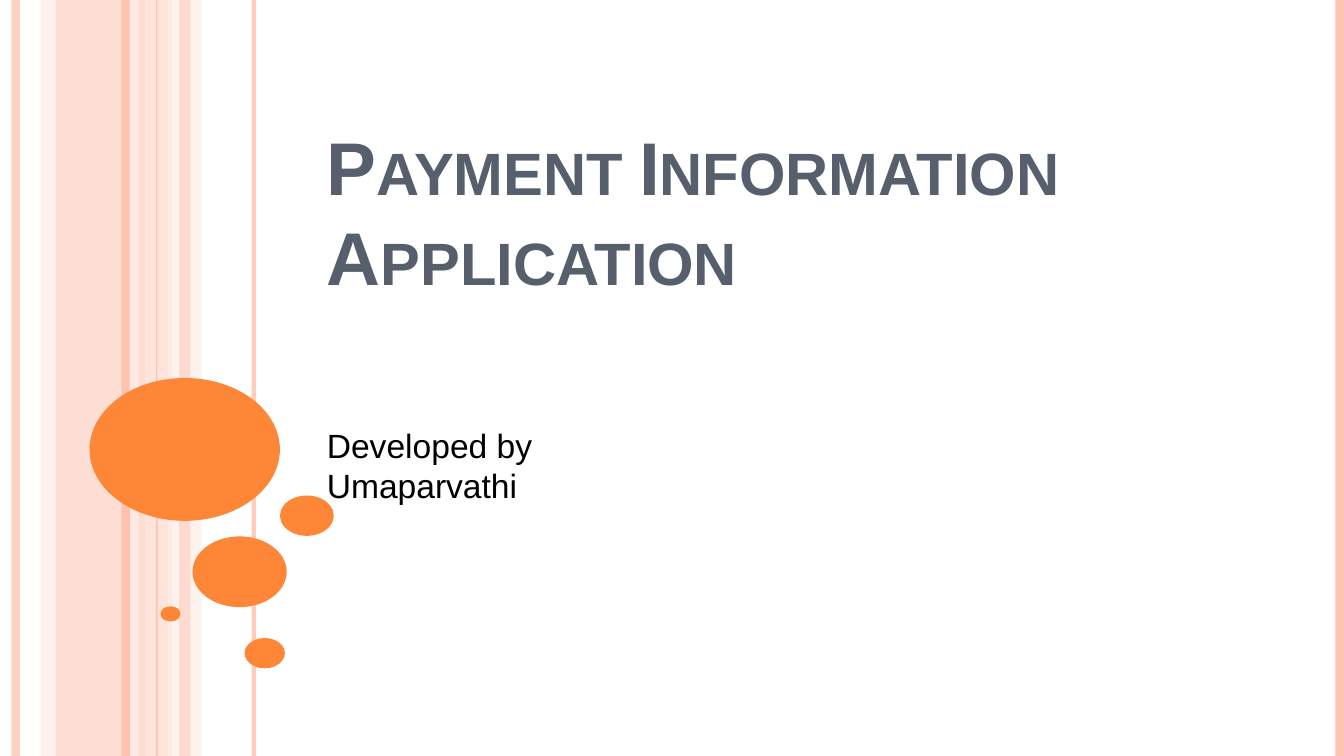
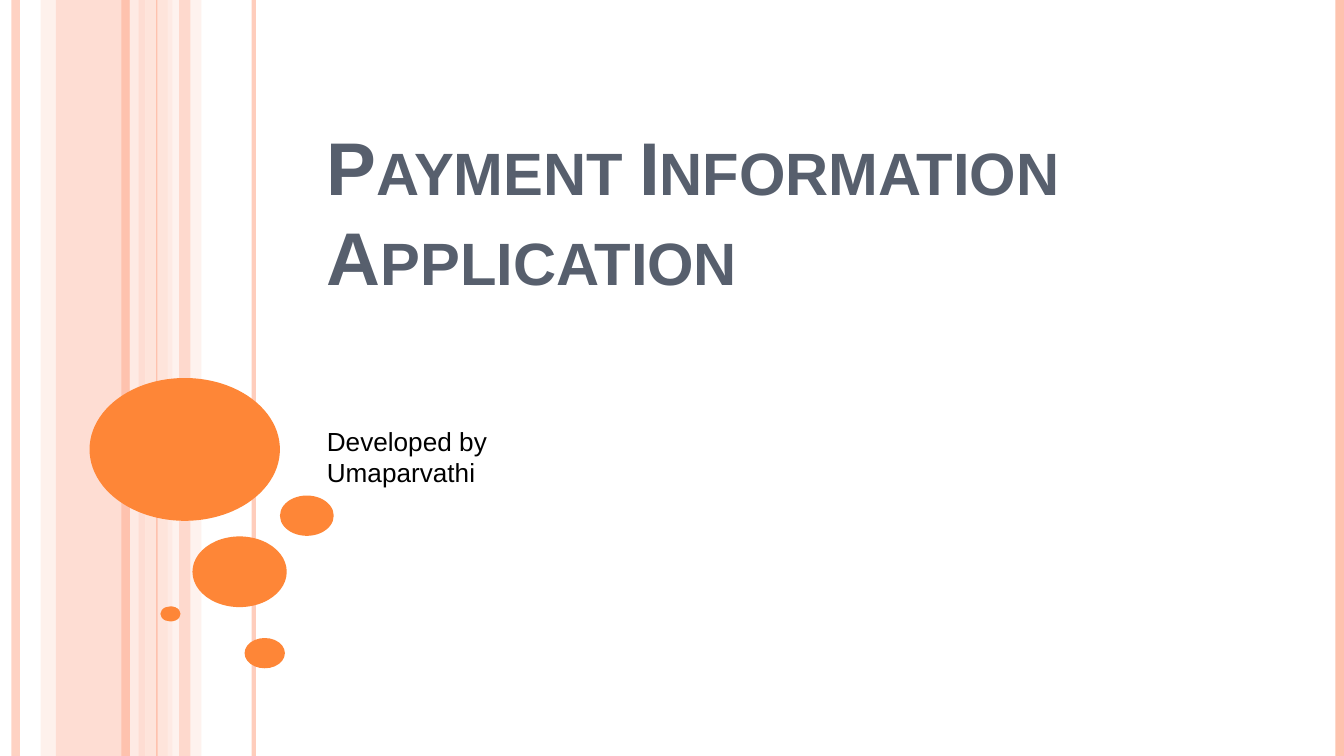
Before and after one commit to umaparvathir/payment_notification_application, a slide deck: slide 1 of Documentation/Payment_Information_Application.pptx. Drawn at 1344x756 pixels with LibreOffice and Linux fonts; fonts in the diff are those of the drawing. Boxes give left, top, right and bottom in pixels: in the first picture for what was removed or moved away, otherwise in the second. Text is boxed around its words. In the diff, an @@ line names an element or a change of style, - is before the commit and + after.

```diff
--- a/Documentation/Payment_Information_Application.pptx
+++ b/Documentation/Payment_Information_Application.pptx
@@ text "Developed by" at [327, 432, 487, 488]: size 18 to 14 pt @@
```
Also in this commit, not shown: 1 other slide changed, 2 other files.
